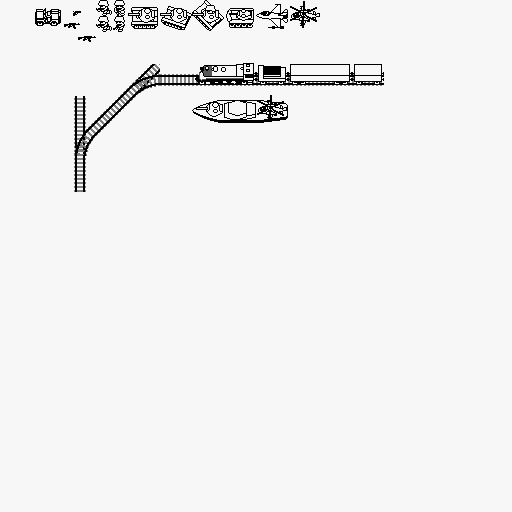
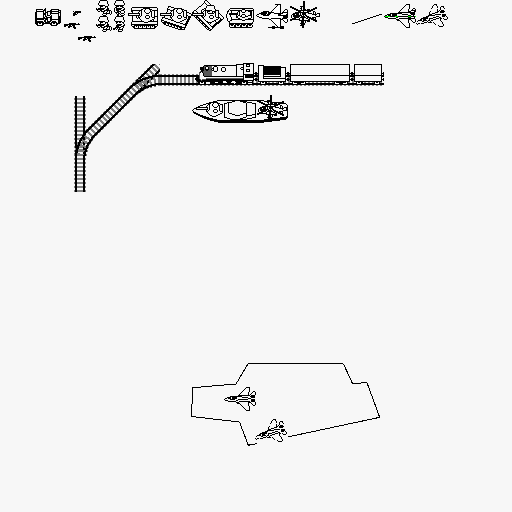
Comparing the layer stacks of the two 512 x 512 images. Changes:
painted on "UpperLayer" over box(405, 10, 415, 19)
painted on "MiddleLayer" over box(191, 4, 448, 446)
painted on "LowestLayer" over box(352, 14, 416, 24)
